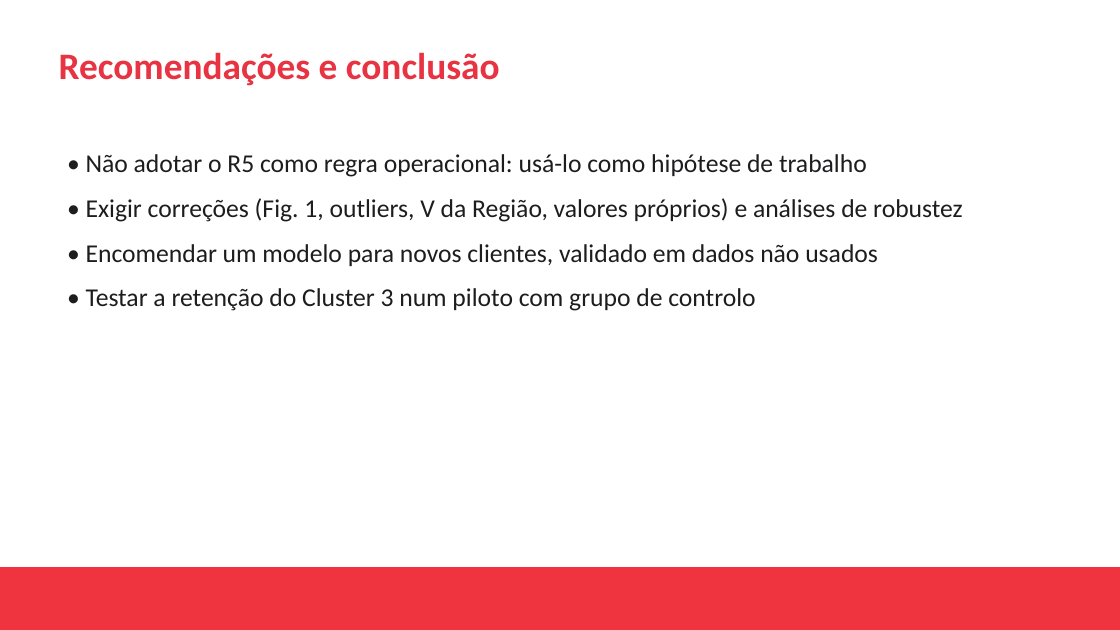
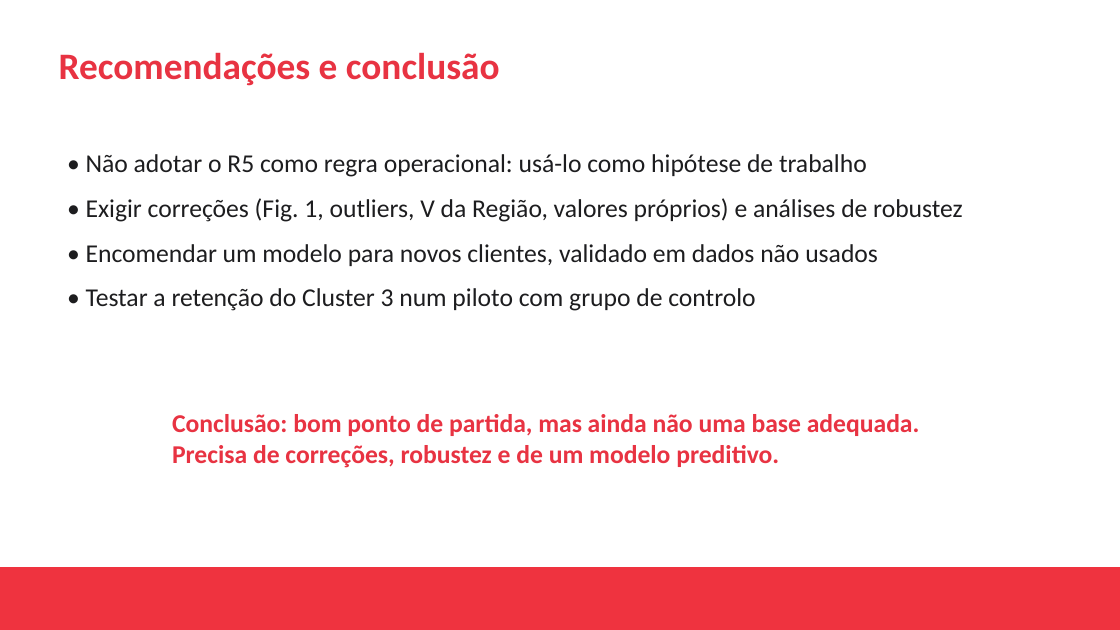
Before and after one commit to marcoluzmartins/claimsSettlement, a slide deck: slide 10 of trabalho_analise_dados/Apresentacao_com_notas.pptx. Drawn at 1120x630 pixels with LibreOffice and Linux fonts; fonts in the diff are those of the drawing; background and template pictures are left out. Boxes give left, top, right and bottom in pixels: in the first picture for what was removed or moved away, otherwise in the second. Text is boxed around its words. In the diff, an @@ line names an element or a change of style, - is before the commit and + after.

```diff
--- a/trabalho_analise_dados/Apresentacao_com_notas.pptx
+++ b/trabalho_analise_dados/Apresentacao_com_notas.pptx
@@ text added at (172,414,920,468), 22 pt, text #E83342, bold @@
+Conclusão: bom ponto de partida, mas ainda não uma base adequada. Precisa de correções, robustez e de um modelo preditivo.
```
Also in this commit, not shown: 2 other slides changed, 1 slide added, 1 slide removed, 1 other file.
